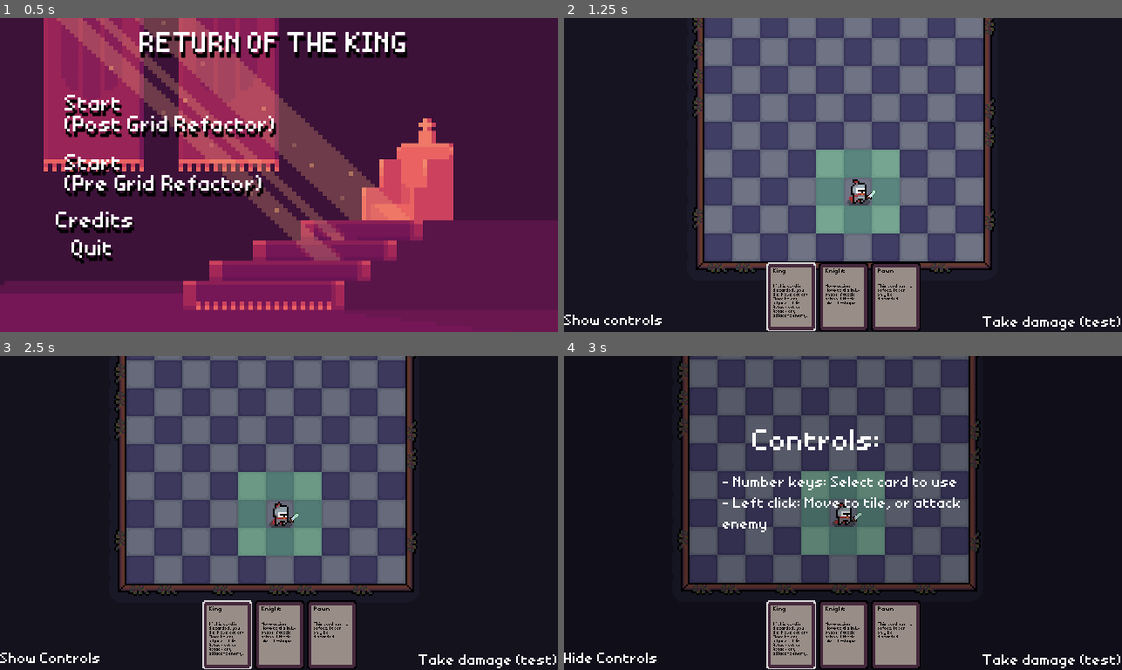
Above: before the commit, frames 1-4 (two rows, left to right).
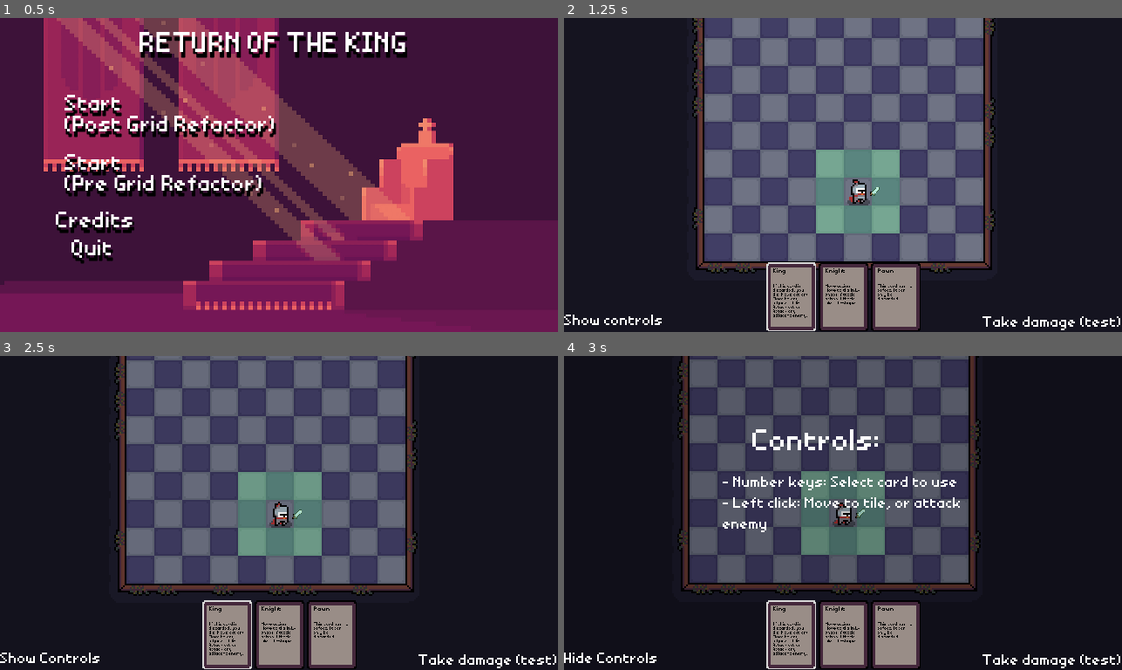
Above: after the commit, the same moments.

Repository: bonsaipropaganda/pass-the-game-jam-2024
Game: Godot game, scene res://ui/menues/main_menu.tscn
The game is run twice, just before and just after one commit, with the same random seed, the same clock (stepped at 60 frames per second) and the same inputs.
Inputs:
- Up to frame 1 (0.5 s): no input
- Up to frame 2 (1.25 s): click "Start (Pre Grid Refactor)" at 0.5 s
- Up to frame 3 (2.5 s): click "Show controls" at 1.25 s; click "Hide Controls" at 2 s
- Up to frame 4 (3 s): click "Show Controls" at 2.75 s

Frame 1 is identical in both runs. In frame 2, less than 0.1% of the frame differs, in the area x 54-57%, y 53-58%; in frame 3, less than 0.1%, in the area x 51-55%, y 48-54%; in frame 4, less than 0.1%.

Commit message:
Bug Fixing and Minor changes

Diff:
--- a/0_autoloaded/global.gd
+++ b/0_autoloaded/global.gd
@@ -2,7 +2,6 @@
 ## ideally things should be split out into their relevant autoloads for better clarity
 extends Node2D ## class_name Global (Autoloaded)
 #---------------------------------------------------------------------------------------------------
-
 
 #---------------------------------------------------------------------------------------------------
 ## boolean check on whether or not the coord is valid or out of bounds
--- a/0_autoloaded/global.tscn
+++ b/0_autoloaded/global.tscn
@@ -2,7 +2,6 @@
 
 [ext_resource type="Script" path="res://0_autoloaded/global.gd" id="1_tdeqc"]
 [ext_resource type="PackedScene" uid="uid://dd8gx7ekcidr0" path="res://ui/terrain/tile_hover_rect.tscn" id="2_bq7pj"]
-
 
 [node name="Global" type="Node2D"]
 process_mode = 3
@@ -17,7 +16,7 @@
 [node name="TileHoverRect" parent="." instance=ExtResource("2_bq7pj")]
 auto_translate_mode = 2
 z_index = 2
-color = Color(0.96, 0.96, 0.96, 0)
+color = Color(1, 1, 1, 0)
 
 [node name="GlobalUI" type="CanvasLayer" parent="."]
 layer = 100
--- a/entities/Player/player.tscn
+++ b/entities/Player/player.tscn
@@ -57,6 +57,68 @@
 [sub_resource type="RectangleShape2D" id="RectangleShape2D_klh7m"]
 size = Vector2(10, 10)
 
+[sub_resource type="Animation" id="Animation_u07kn"]
+length = 0.001
+tracks/0/type = "value"
+tracks/0/imported = false
+tracks/0/enabled = true
+tracks/0/path = NodePath("WeaponSword1:position")
+tracks/0/interp = 1
+tracks/0/loop_wrap = true
+tracks/0/keys = {
+"times": PackedFloat32Array(0),
+"transitions": PackedFloat32Array(1),
+"update": 0,
+"values": [Vector2(8, 2)]
+}
+tracks/1/type = "value"
+tracks/1/imported = false
+tracks/1/enabled = true
+tracks/1/path = NodePath("WeaponSword1:rotation")
+tracks/1/interp = 1
+tracks/1/loop_wrap = true
+tracks/1/keys = {
+"times": PackedFloat32Array(0),
+"transitions": PackedFloat32Array(1),
+"update": 0,
+"values": [0.0]
+}
+
+[sub_resource type="Animation" id="Animation_gd0pf"]
+resource_name = "attack"
+length = 0.5
+step = 0.1
+tracks/0/type = "value"
+tracks/0/imported = false
+tracks/0/enabled = true
+tracks/0/path = NodePath("WeaponSword1:position")
+tracks/0/interp = 1
+tracks/0/loop_wrap = true
+tracks/0/keys = {
+"times": PackedFloat32Array(0),
+"transitions": PackedFloat32Array(1),
+"update": 0,
+"values": [Vector2(8, 2)]
+}
+tracks/1/type = "value"
+tracks/1/imported = false
+tracks/1/enabled = true
+tracks/1/path = NodePath("WeaponSword1:rotation")
+tracks/1/interp = 1
+tracks/1/loop_wrap = true
+tracks/1/keys = {
+"times": PackedFloat32Array(0, 0.2, 0.3, 0.5),
+"transitions": PackedFloat32Array(1, 1, 1, 1),
+"update": 0,
+"values": [0.0, -0.523599, 1.0472, 0.0]
+}
+
+[sub_resource type="AnimationLibrary" id="AnimationLibrary_5sw4n"]
+_data = {
+"RESET": SubResource("Animation_u07kn"),
+"attack": SubResource("Animation_gd0pf")
+}
+
 [node name="Player" type="Node2D" groups=["player"]]
 script = ExtResource("1_1wplv")
 
@@ -70,6 +132,7 @@
 position_smoothing_enabled = true
 
 [node name="Area2D" type="Area2D" parent="." groups=["player_area"]]
+visible = false
 collision_layer = 4
 collision_mask = 4
 
@@ -80,3 +143,9 @@
 position = Vector2(8, 2)
 scale = Vector2(0.4375, 0.4375)
 texture = ExtResource("3_m54ue")
+offset = Vector2(4.57143, -4.57143)
+
+[node name="AnimationPlayer2" type="AnimationPlayer" parent="."]
+libraries = {
+"": SubResource("AnimationLibrary_5sw4n")
+}
--- a/entities/enemies/enemy_goblin.tscn
+++ b/entities/enemies/enemy_goblin.tscn
@@ -1,12 +1,60 @@
-[gd_scene load_steps=3 format=3 uid="uid://jl4vr42ma7if"]
+[gd_scene load_steps=8 format=3 uid="uid://jl4vr42ma7if"]
 
 [ext_resource type="Script" path="res://entities/enemies/enemy_goblin.gd" id="1_fjmo4"]
+[ext_resource type="Shader" path="res://entities/enemies/hit_effect.gdshader" id="2_7b1ke"]
 [ext_resource type="Texture2D" uid="uid://dgl40k00lk5y4" path="res://gfx/entities/enemies/goblin/goblin_idle_anim_f0.png" id="2_ovquj"]
 
+[sub_resource type="ShaderMaterial" id="ShaderMaterial_o1rbk"]
+shader = ExtResource("2_7b1ke")
+shader_parameter/hit_color = Color(0.972549, 0.67451, 0.639216, 1)
+shader_parameter/amount = 0.0
+
+[sub_resource type="Animation" id="Animation_xhfvp"]
+resource_name = "hit_splash"
+length = 0.3
+tracks/0/type = "value"
+tracks/0/imported = false
+tracks/0/enabled = true
+tracks/0/path = NodePath("TempSprite:material:shader_parameter/amount")
+tracks/0/interp = 1
+tracks/0/loop_wrap = true
+tracks/0/keys = {
+"times": PackedFloat32Array(0, 0.166667, 0.3),
+"transitions": PackedFloat32Array(-2, -2, -2),
+"update": 0,
+"values": [0.0, 1.0, 0.0]
+}
+
+[sub_resource type="Animation" id="Animation_bvf6n"]
+length = 0.001
+tracks/0/type = "value"
+tracks/0/imported = false
+tracks/0/enabled = true
+tracks/0/path = NodePath("TempSprite:material:shader_parameter/amount")
+tracks/0/interp = 1
+tracks/0/loop_wrap = true
+tracks/0/keys = {
+"times": PackedFloat32Array(0),
+"transitions": PackedFloat32Array(1),
+"update": 0,
+"values": [0.0]
+}
+
+[sub_resource type="AnimationLibrary" id="AnimationLibrary_dape4"]
+_data = {
+"RESET": SubResource("Animation_bvf6n"),
+"hit_splash": SubResource("Animation_xhfvp")
+}
 
 [node name="EnemyGoblin" type="Node2D"]
 script = ExtResource("1_fjmo4")
 
 [node name="TempSprite" type="Sprite2D" parent="."]
+material = SubResource("ShaderMaterial_o1rbk")
 position = Vector2(8, 8)
 texture = ExtResource("2_ovquj")
+
+[node name="AnimationPlayer" type="AnimationPlayer" parent="."]
+libraries = {
+"": SubResource("AnimationLibrary_dape4")
+}
--- /dev/null
+++ b/entities/enemies/hit_effect.gdshader
@@ -0,0 +1,17 @@
+shader_type canvas_item;
+
+uniform vec3 hit_color: source_color = vec3(1,1,1);
+uniform float amount: hint_range(0.0, 1.0, 0.05) = 0;
+
+void vertex() {
+	// Called for every vertex the material is visible on.
+}
+
+void fragment() {
+	COLOR.rgb = mix(COLOR.rgb, hit_color, amount);
+}
+
+//void light() {
+	// Called for every pixel for every light affecting the CanvasItem.
+	// Uncomment to replace the default light processing function with this one.
+//}
--- a/entities/grid entities/chest.tscn
+++ b/entities/grid entities/chest.tscn
@@ -48,7 +48,7 @@
 [sub_resource type="RectangleShape2D" id="RectangleShape2D_igc1p"]
 size = Vector2(13, 13)
 
-[node name="AnimatedSprite2D5" type="AnimatedSprite2D"]
+[node name="AnimatedSprite2D" type="AnimatedSprite2D"]
 sprite_frames = SubResource("SpriteFrames_ppniw")
 autoplay = "default"
 frame_progress = 0.532779
--- a/entities/grid entities/room_exit.gd
+++ b/entities/grid entities/room_exit.gd
@@ -17,7 +17,7 @@
 
 func on_room_complete() -> void:
 	$Area2D.set_deferred("monitoring", true)
-	$FullSpritesheet.frame = 1
+	$FullSpritesheet.frame = 0
 
 
 func _on_area_2d_area_entered(area: Area2D) -> void:
--- a/entities/grid entities/torch.tscn
+++ b/entities/grid entities/torch.tscn
@@ -55,4 +55,4 @@
 [node name="Torch" type="AnimatedSprite2D"]
 sprite_frames = SubResource("SpriteFrames_f8aux")
 autoplay = "default"
-frame_progress = 0.800756
+frame_progress = 0.044953
--- a/places/game_manager/game_manager.gd
+++ b/places/game_manager/game_manager.gd
@@ -48,6 +48,7 @@
 
 
 func _ready() -> void:
+
 	for i : GDScript in rooms:
 		var inst = i.new()
 		assert(inst is BaseRoomGenerator, "all scrips assigned to rooms must inherit BaseRoomGenerator")
@@ -205,7 +206,7 @@
 					change_game_state(GameState.BUSY)
 					hide_available_actions()
 					if Global.is_enemy_on_tile(mouse_coord):
-						get_player().get_node("AnimationPlayer").play("attack")
+						get_player().get_node("AnimationPlayer2").play("attack")
 						await Global.attack_enemy_at_tile(mouse_coord, 1)
 					else:
 						await p.move(mouse_coord)
--- a/ui/menues/controls_menu.gd
+++ b/ui/menues/controls_menu.gd
@@ -2,6 +2,7 @@
 
 
 func _on_toggled(toggled_on: bool) -> void:
+	print("cont")
 	if toggled_on:
 		get_tree().paused = true
 		Global.fade_black(0.6, 0.5)
Not shown: 1 places in entities/Player/player.tscn that only renumber resources
